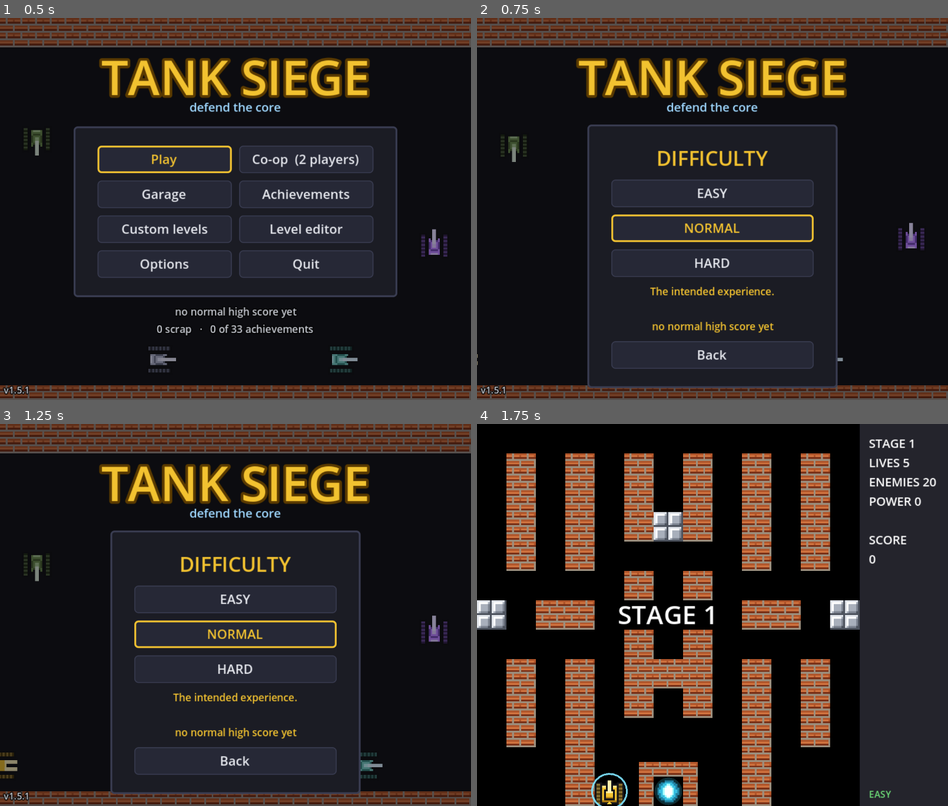
Above: before the commit, frames 1-4 (two rows, left to right).
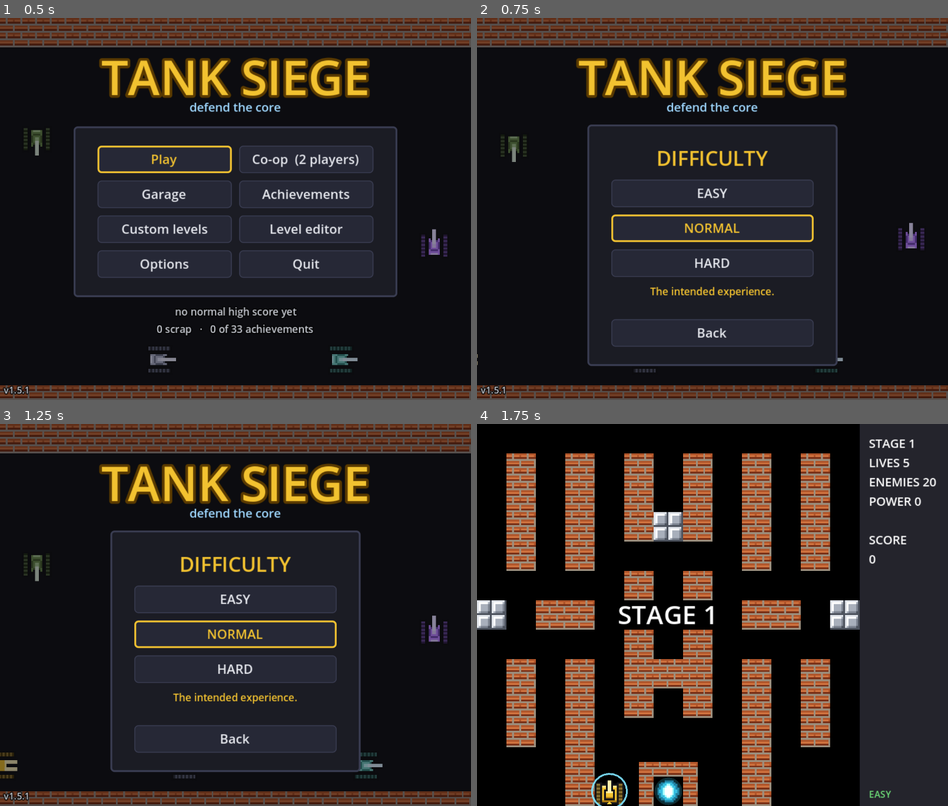
Above: after the commit, the same moments.

Repository: foxsoft2005/tank-siege
Game: Godot game, scene res://scenes/title.tscn
Two runs of this game, one before a commit and one after it. Both use one fixed random seed, a clock stepped at 60 frames per second and the inputs below.
Inputs:
- Up to frame 1 (0.5 s): no input
- Up to frame 2 (0.75 s): click "Play" at 0.5 s
- Up to frame 3 (1.25 s): no input
- Up to frame 4 (1.75 s): click "EASY" at 1.25 s

Frame 1 is identical in both runs. In frame 2, 1.7% of the frame differs, in the area x 23-77%, y 78-97%; in frame 3, 1.7%; in frame 4, nothing differs.

Commit message:
Difficulty page: remove the high score / best stage line
Co-Authored-By: Claude Opus 5.5 <noreply@anthropic.com>
Claude-Session: https://claude.ai/code/session_01BYEVEXY2UURyJWBxv6Ukm3

Diff:
--- a/scripts/title.gd
+++ b/scripts/title.gd
@@ -19,7 +19,6 @@
 var _coop_hint: Label
 var _best_label: Label
 var _diff_desc: Label
-var _diff_record: Label
 var _update_box: VBoxContainer
 var _demo_tanks: Array[Dictionary] = []
 var _time := 0.0
@@ -182,8 +181,6 @@
 	_diff_desc.autowrap_mode = TextServer.AUTOWRAP_WORD_SMART
 	_diff_desc.custom_minimum_size = Vector2(220, 30)
 	_diff_desc.horizontal_alignment = HORIZONTAL_ALIGNMENT_CENTER
-	_diff_record = MenuKit.label(page, "", 11, UITheme.ACCENT)  # your record on this difficulty
-	_diff_record.horizontal_alignment = HORIZONTAL_ALIGNMENT_CENTER
 	MenuKit.button(page, "Back", func() -> void: _show_page(_main_page))
 	return page
 
@@ -191,7 +188,6 @@
 func _on_difficulty_focus(level: int) -> void:
 	_diff_desc.text = Difficulty.DESCRIPTIONS[level]
 	_diff_desc.add_theme_color_override("font_color", Difficulty.COLORS[level])
-	_diff_record.text = _record_text(level)
 
 
 ## Under the main menu: your record on the last difficulty you played, then
Not shown, changed: README.md
